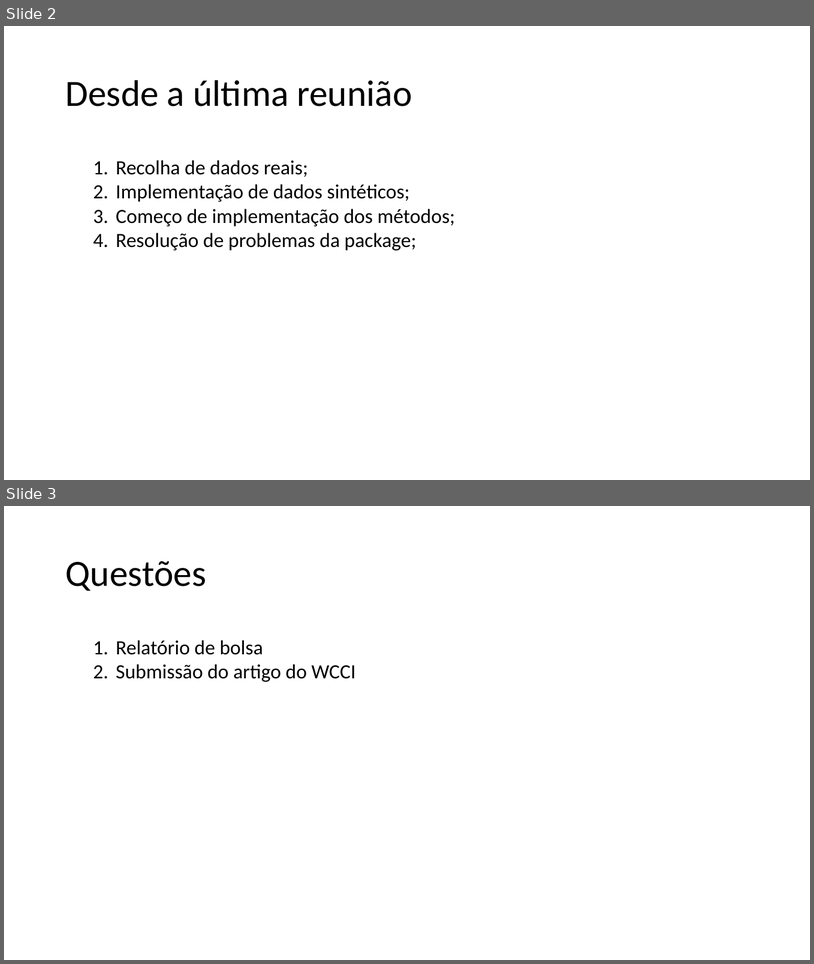
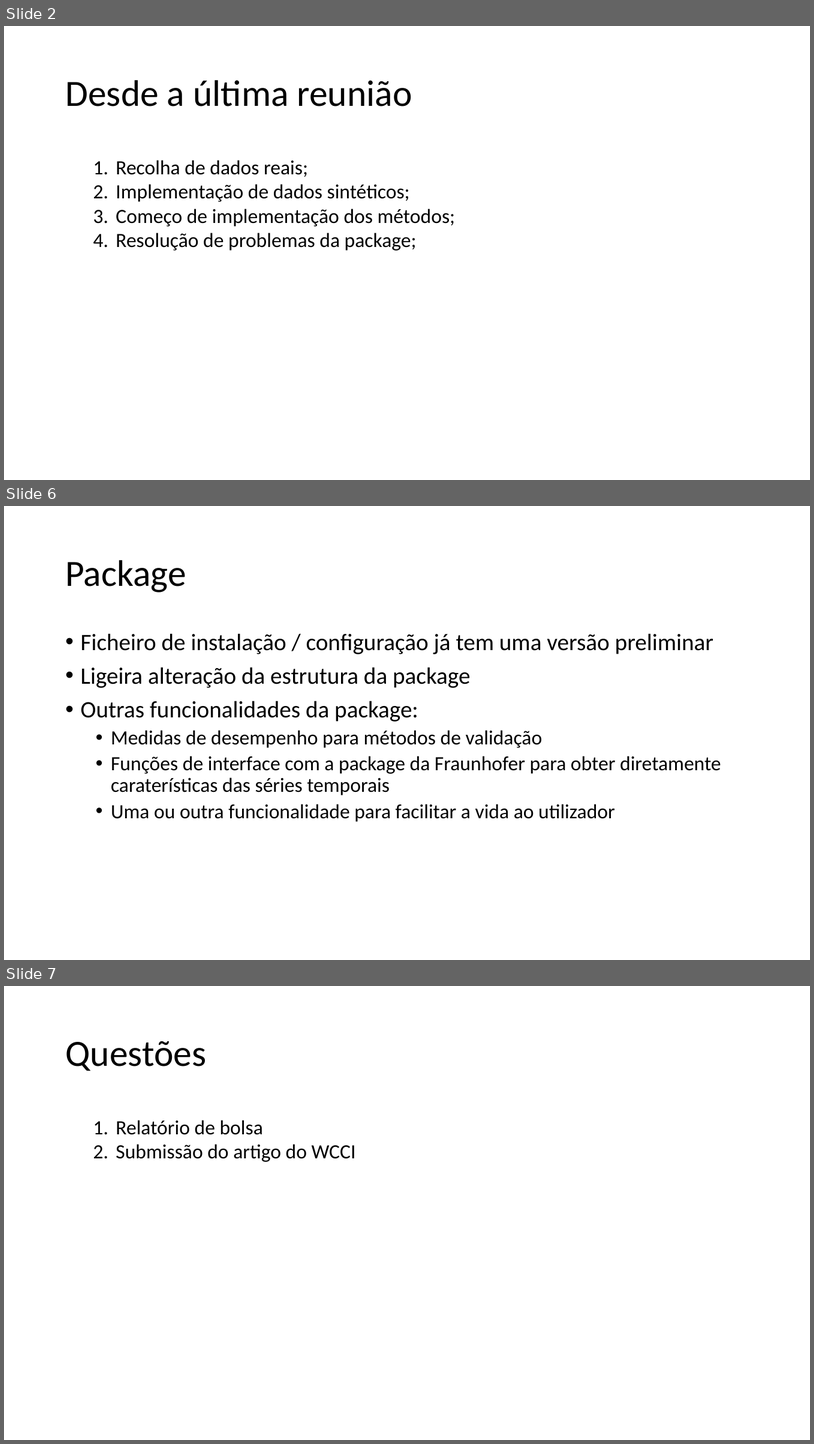
Before and after one commit to MiguelLoureiro98/timecave, a slide deck: papers/.ppt/TimeSeriesCV_08042024.pptx. Shown one above the other, each under a label of ours: slides 2 and 3 before the commit, slides 2, 6 and 7 after it; the slides between them are not shown. The pictures are 814x964 and 814x1444 pixels, drawn with LibreOffice and Linux fonts; fonts in the diff are those of the drawing. Boxes give left, top, right and bottom in pixels: in the first picture for what was removed or moved away, otherwise in the second. Text is boxed around its words. In the diff, an @@ line names an element or a change of style, - is before the commit and + after.

Commit message:
Updated .ppt

```diff
--- a/papers/.ppt/TimeSeriesCV_08042024.pptx
+++ b/papers/.ppt/TimeSeriesCV_08042024.pptx
@@ slide 6 added at <box>4,506,810,960</box>, background #FFFFFF @@
@@ title added at <box>65,560,186,592</box>, 44 pt, text #000000 @@
+Package
@@ text added at <box>81,633,722,822</box>, 24 pt, text #000000 @@
+• Ficheiro de instalação / configuração já tem uma versão preliminar
+• Ligeira alteração da estrutura da package
+• Outras funcionalidades da package:
+  • Medidas de desempenho para métodos de validação
+  • Funções de interface com a package da Fraunhofer para obter diretamente caraterísticas das séries temporais
+  • Uma ou outra funcionalidade para facilitar a vida ao utilizador
@@ what was slide 3 is now slide 7 @@
```
Also in this commit, not shown: 3 other slides added.
